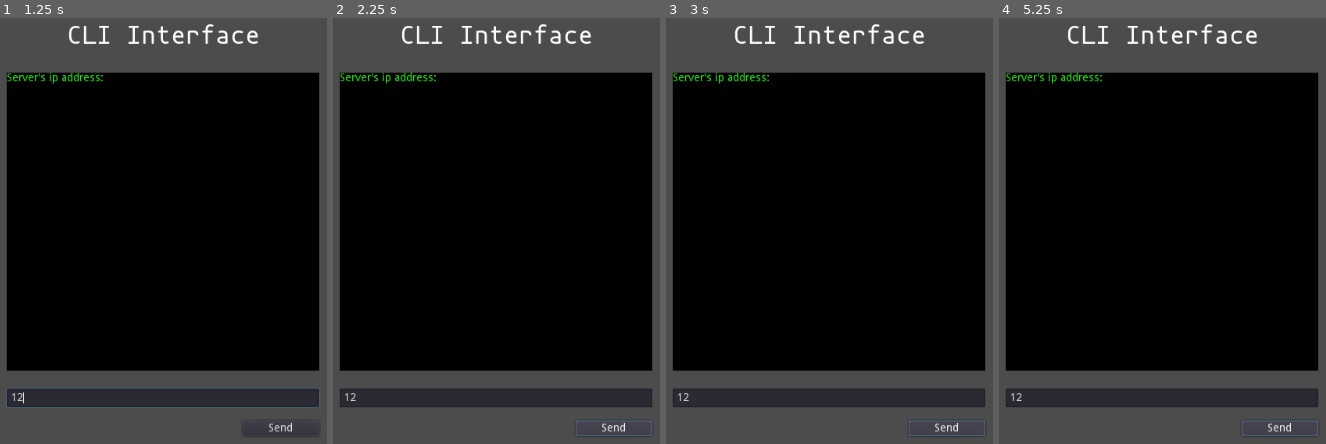
Above: before the commit, frames 1-4 (left to right).
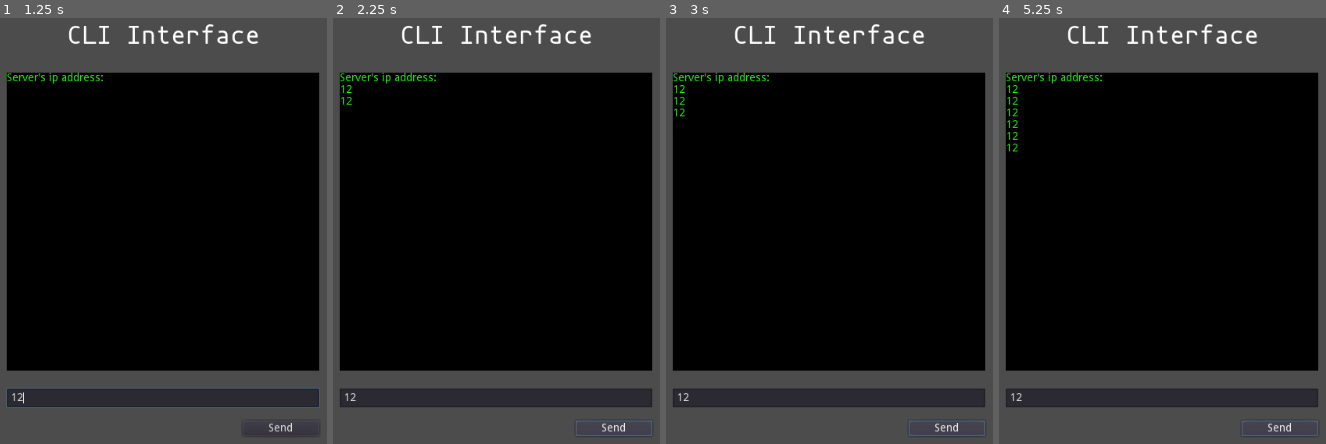
Above: after the commit, the same moments.

Repository: tanguymartinez/Ludum-Dare-43
Game: Godot game, scene res://Scenes/CLI.tscn
The game is run twice, just before and just after one commit, with the same random seed, the same clock (stepped at 60 frames per second) and the same inputs. The project has no main scene, so this scene is started directly.
Inputs (mouse positions are in pixels of both pictures, inside the frame that each line leads up to):
- Up to frame 1 (1.25 s): click (163, 397) at 0.52 s; type "12" at 0.6 s
- Up to frame 2 (2.25 s): click "Send" at 1.25 s; click "Send" at 2 s
- Up to frame 3 (3 s): click "Send" at 2.75 s
- Up to frame 4 (5.25 s): tap Enter at 3.5, 5 s; tap Space at 4.25 s

Frame 1 is identical in both runs. In frame 2, less than 0.1% of the frame differs, in the area x 2-6%, y 15-21%; in frame 3, less than 0.1%; in frame 4, 0.2%, in the area x 2-6%, y 15-32%.
Error before the commit: Invalid type in function 'rpc_id' in base 'Container (CLI.gd)'. Cannot convert argument 1 from Nil to int. (res://Scripts/CLI.gd:46)
Error after the commit: Invalid type in function 'rpc_id' in base 'Container (CLI.gd)'. Cannot convert argument 1 from Nil to int. (res://Scripts/CLI.gd:49)

Commit message:
Modify Client/Server interactions

Diff:
--- a/Game/Scenes/Connect.tscn
+++ b/Game/Scenes/Connect.tscn
@@ -11,7 +11,7 @@
 font_data = ExtResource( 1 )
 _sections_unfolded = [ "Font", "Settings" ]
 
-[node name="GUI" type="Container" index="0"]
+[node name="GUI" type="Container"]
 
 anchor_left = 0.0
 anchor_top = 0.0
--- a/Game/Scripts/CLI.gd
+++ b/Game/Scripts/CLI.gd
@@ -6,6 +6,7 @@
 # Player info, associate ID to data
 var text = []
 var player_id
+var player_ip_address
 
 func _ready():
 
@@ -27,6 +28,7 @@
 func _player_connected(id):
 	player_id = id
 	print("Player connected...") # Will go unused, not useful here
+	print_text("Player "+id+" is connected...")
 
 func _player_disconnected(id):
 	print("Player disconnected...") # Erase player from info
@@ -37,10 +39,16 @@
 		string += line + "\n"
 	$"CLI".text = string
 
-remote func send_text(text):
-	text.append(text)
+func print_text(string):
+	text.append(string)
 	refresh()
 
 func _on_Button_pressed():
-	rpc("send_text", $"LineEdit".text)
-	rpc_id(player_id, "send_text", $"LineEdit".text)
+	var string = $"LineEdit".text
+	print_text(string)
+	rpc_id(player_id, "send_text", string)
+	$"LineEdit".clear()
+
+remote func store_ip_address(address):
+	player_ip_address = address
+	print_text(player_ip_address)
--- a/Game/Scripts/Visual.gd
+++ b/Game/Scripts/Visual.gd
@@ -20,5 +20,9 @@
 func _server_disconnected():
 	print("Server kicked us...")
 
+func _connected_ok():
+	print("Connected to server...")
+	rpc_id(1, "store_ip_address", IP.get_local_addresses()[0])
+
 remote func send_text(text):
 	print(text)
